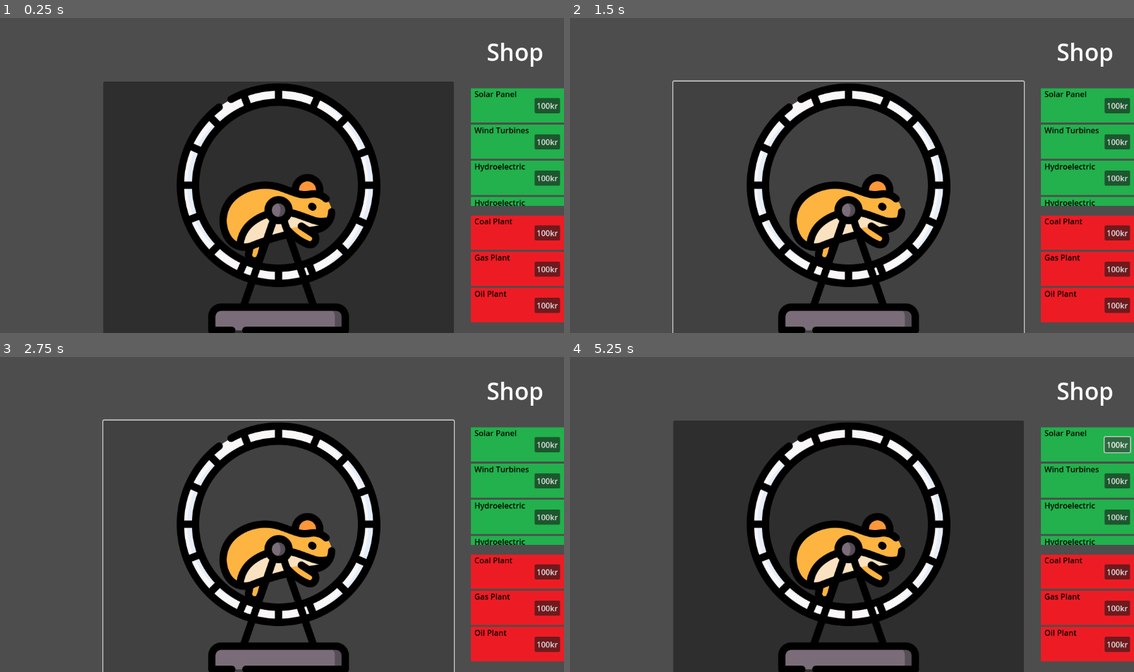
Above: before the commit, frames 1-4 (two rows, left to right).
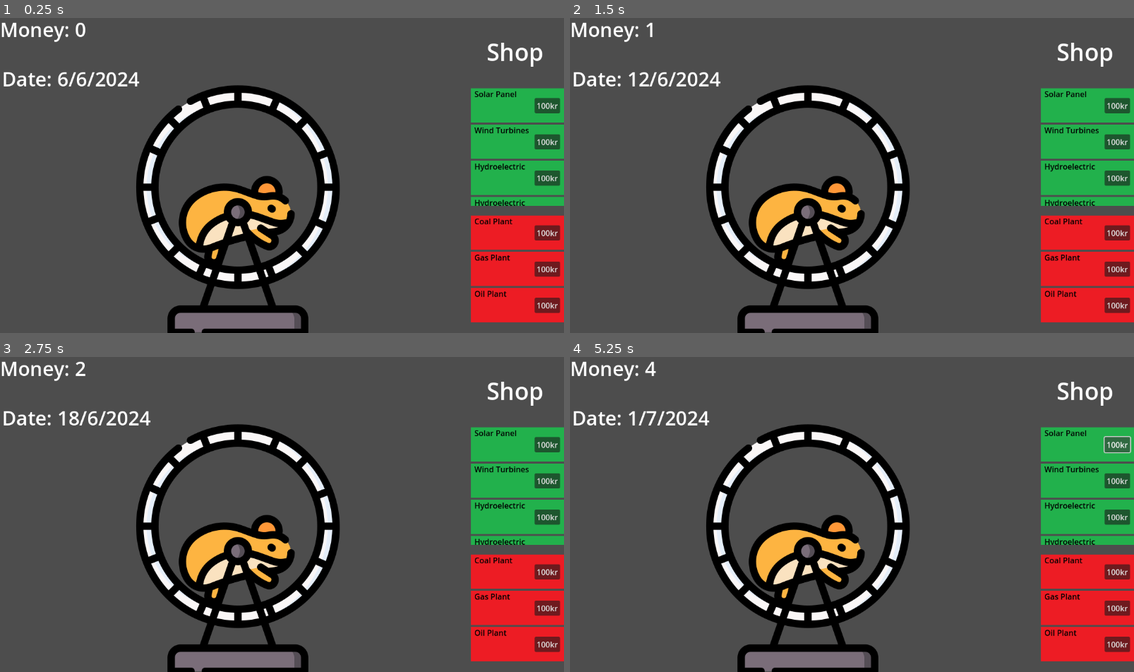
Above: after the commit, the same moments.

Repository: accuracytf/PowerClicker
Game: Godot game, scene res://scenes/main.tscn
Two runs of this game, one before a commit and one after it. Both use one fixed random seed, a clock stepped at 60 frames per second and the inputs below.
Inputs (mouse positions are in pixels of both pictures, inside the frame that each line leads up to):
- Up to frame 1 (0.25 s): no input
- Up to frame 2 (1.5 s): click "100kr" at 0.5 s; click (846, 210) at 1.27 s
- Up to frame 3 (2.75 s): click (259, 549) at 2.02 s
- Up to frame 4 (5.25 s): click "100kr" at 2.75 s; click (846, 549) at 3.52 s; click (829, 549) at 4.27 s; click "100kr" at 5 s

The runs differ from the first frame. In frame 1, 46% of the frame differs, in the area x 0-81%, y 1-100%; in frame 2, 19%; in frame 3, 19%; in frame 4, 46%.

Commit message:
click and date
simpel clicker som räknar antal click + ett datum som ökar med spelad tid

Diff:
--- a/powerclicker/scenes/clicker_container.gd
+++ b/powerclicker/scenes/clicker_container.gd
@@ -9,12 +9,15 @@
 var amount = 1;
 # Called every frame. 'delta' is the elapsed time since the previous frame.
 func _process(delta: float) -> void:
-	if(clicked == true): push_warning("hej")
+	var labeltext = get_node("../Left_Container/Money")
+	if(clicked == true):
+		Globals.Money += 1
+		labeltext.text = "Money: " + str(Globals.Money)
+		clicked = false
+
 
 	pass
 
-
-func _on_button_pressed() -> void:
+func _on_click() -> void:
 	clicked = true
-
 	pass # Replace with function body.
--- /dev/null
+++ b/powerclicker/scenes/date.gd
@@ -0,0 +1,47 @@
+extends Node
+
+var seconds_passed: float = 0.0  # Total seconds elapsed
+var days_passed: int = 0          # Days counter
+var start_day: int = 5            # Starting day (5th)
+var start_month: int = 6          # Starting month (June)
+var start_year: int = 2024        # Starting year (2024)
+
+func _process(delta: float) -> void:
+	seconds_passed += delta  # Increment seconds by the time since the last frame
+	if seconds_passed >= 0.2:  # 5 seconds for one day
+		days_passed += 1
+		seconds_passed -= 0.2 # Reset seconds_passed for the next day
+		update_label()  # Update the label with the new date
+
+func update_label() -> void:
+	var current_date = calculate_date(start_day, start_month, start_year, days_passed)
+	var label = get_node("Date_Label")
+	label.text = "Date: " + current_date
+
+func calculate_date(start_day: int, start_month: int, start_year: int, days_passed: int) -> String:
+	# Calculate the current date
+	var current_day = start_day + days_passed
+	var current_month = start_month
+	var current_year = start_year
+
+	# Handle month and year overflow
+	while current_day > days_in_month(current_month, current_year):
+		current_day -= days_in_month(current_month, current_year)
+		current_month += 1
+		if current_month > 12:
+			current_month = 1
+			current_year += 1
+
+	return str(current_day) + "/" + str(current_month) + "/" + str(current_year)
+
+func days_in_month(month: int, year: int) -> int:
+	if month == 2:
+		# Check for leap year
+		if (year % 4 == 0 and year % 100 != 0) or (year % 400 == 0):
+			return 29  # Leap year
+		else:
+			return 28  # Non-leap year
+	elif month in [4, 6, 9, 11]:
+		return 30  # April, June, September, November
+	else:
+		return 31  # January, March, May, July, August, October, December
--- a/powerclicker/scenes/main.tscn
+++ b/powerclicker/scenes/main.tscn
@@ -1,8 +1,15 @@
-[gd_scene load_steps=4 format=3 uid="uid://b1m33vb1mh7wr"]
+[gd_scene load_steps=7 format=3 uid="uid://b1m33vb1mh7wr"]
 
 [ext_resource type="PackedScene" uid="uid://de2me0flre225" path="res://scenes/shop.tscn" id="1_54ehq"]
 [ext_resource type="Script" path="res://scenes/clicker_container.gd" id="2_cyt1b"]
+[ext_resource type="Script" path="res://scenes/date.gd" id="2_tnerf"]
 [ext_resource type="Texture2D" uid="uid://cxq3xyamxarl6" path="res://sprites/7078923.png" id="3_28rb2"]
+
+[sub_resource type="LabelSettings" id="LabelSettings_ry5bk"]
+font_size = 40
+
+[sub_resource type="LabelSettings" id="LabelSettings_o4yec"]
+font_size = 40
 
 [node name="Control" type="Control"]
 layout_mode = 3
@@ -33,6 +40,31 @@
 anchor_bottom = 1.0
 grow_vertical = 2
 
+[node name="Money" type="Label" parent="Left_Container"]
+layout_mode = 0
+offset_right = 291.0
+offset_bottom = 121.0
+text = "Money: 0"
+label_settings = SubResource("LabelSettings_ry5bk")
+autowrap_mode = 1
+
+[node name="Date" type="Control" parent="Left_Container"]
+anchors_preset = 0
+offset_left = 2.0
+offset_top = 76.0
+offset_right = 308.0
+offset_bottom = 234.0
+script = ExtResource("2_tnerf")
+
+[node name="Date_Label" type="Label" parent="Left_Container/Date"]
+layout_mode = 0
+offset_left = 2.0
+offset_top = 25.0
+offset_right = 280.0
+offset_bottom = 205.0
+text = "Date: 0"
+label_settings = SubResource("LabelSettings_o4yec")
+
 [node name="Clicker_Container" type="Control" parent="."]
 custom_minimum_size = Vector2(200, 0)
 layout_mode = 1
@@ -45,14 +77,11 @@
 grow_vertical = 2
 script = ExtResource("2_cyt1b")
 
-[node name="Button" type="Button" parent="Clicker_Container"]
+[node name="TextureButton" type="TextureButton" parent="Clicker_Container"]
 layout_mode = 0
-offset_left = -19.0
-offset_top = -8.0
-offset_right = 697.0
-offset_bottom = 508.0
-icon = ExtResource("3_28rb2")
-icon_alignment = 1
+offset_right = 593.0
+offset_bottom = 478.0
+texture_normal = ExtResource("3_28rb2")
 
 [node name="Top_container" type="Control" parent="."]
 custom_minimum_size = Vector2(752, 150)
@@ -65,4 +94,4 @@
 offset_bottom = 150.0
 grow_horizontal = 2
 
-[connection signal="pressed" from="Clicker_Container/Button" to="Clicker_Container" method="_on_button_pressed"]
+[connection signal="pressed" from="Clicker_Container/TextureButton" to="Clicker_Container" method="_on_click"]
